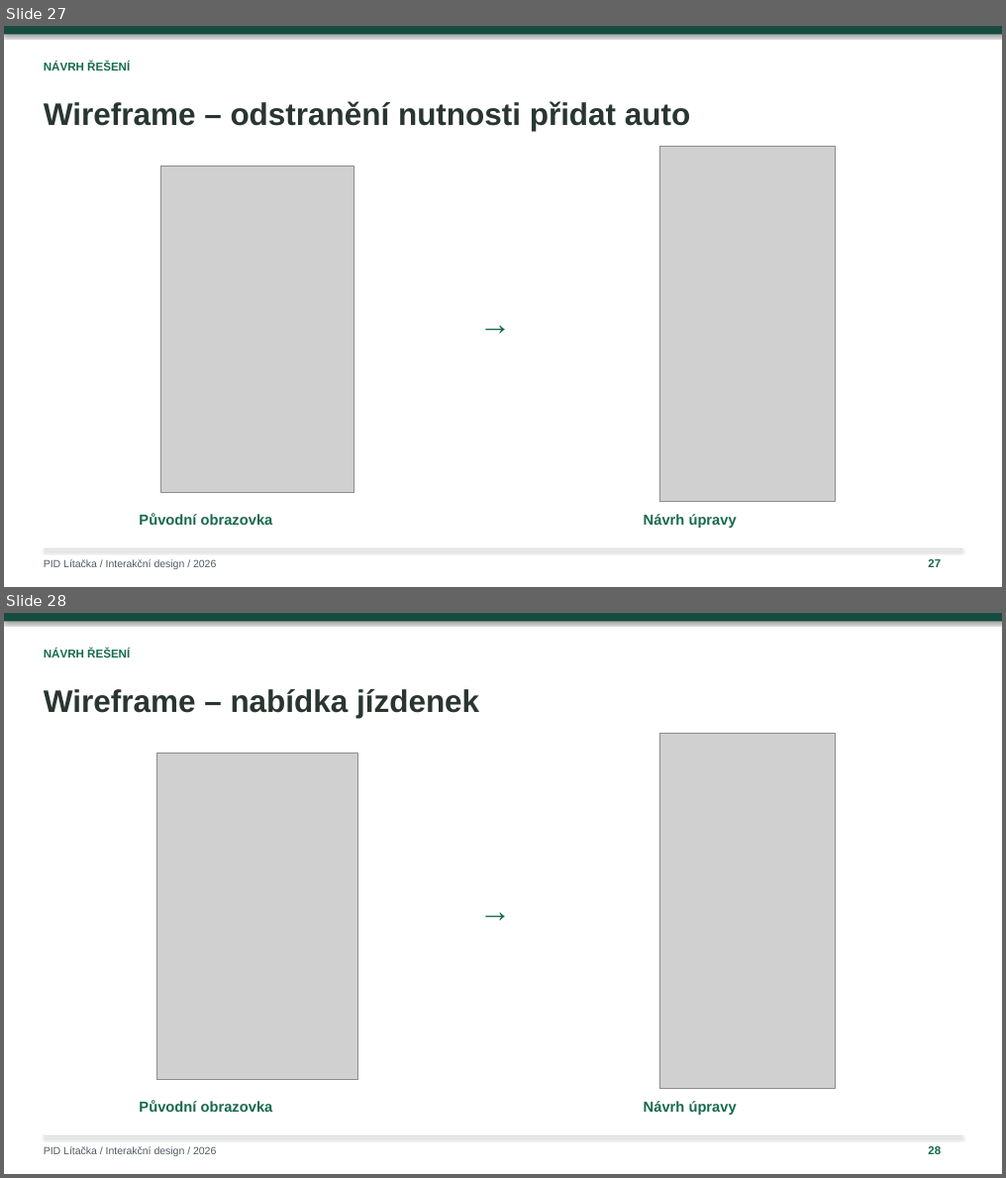
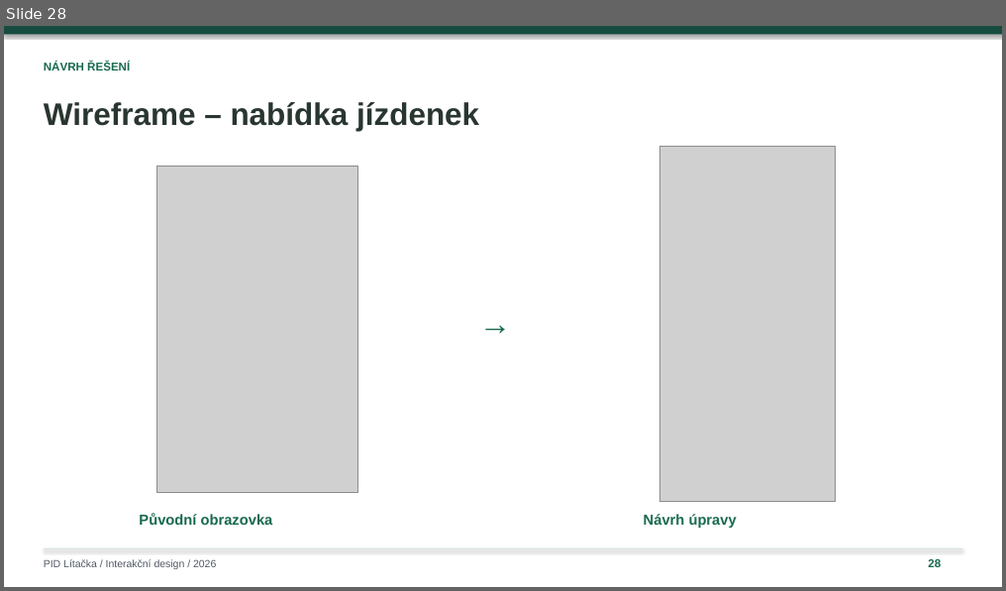
Before and after one commit to ShachPlay/ID_2026, a slide deck: PID-Litacka-Plichta-upravena.pptx. Shown one above the other, each under a label of ours: slides 27 and 28 before the commit, slide 28 after it. The pictures are 1006x1178 and 1006x591 pixels, drawn with LibreOffice and Linux fonts; fonts in the diff are those of the drawing; grey boxes stand for pictures. Boxes give left, top, right and bottom in pixels: in the first picture for what was removed or moved away, otherwise in the second. Text is boxed around its words. In the diff, an @@ line names an element or a change of style, - is before the commit and + after.

```diff
--- a/PID-Litacka-Plichta-upravena.pptx
+++ b/PID-Litacka-Plichta-upravena.pptx
@@ slide 27 removed at <box>4,26,1002,587</box>, background #FFFFFF @@
@@ rectangle removed at <box>4,26,1002,587</box> @@
@@ rectangle removed at <box>4,26,1002,34</box> @@
@@ text removed at <box>44,62,130,71</box> @@
-NÁVRH ŘEŠENÍ
@@ text removed at <box>44,101,690,131</box> @@
-Wireframe – odstranění nutnosti přidat auto
@@ picture removed at <box>161,167,354,493</box> @@
@@ picture removed at <box>659,147,835,502</box> @@
@@ text removed at <box>479,304,551,356</box> @@
-→
@@ text removed at <box>139,513,273,525</box> @@
-Původní obrazovka
@@ text removed at <box>644,514,737,528</box> @@
-Návrh úpravy
@@ rectangle removed at <box>44,550,963,550</box> @@
@@ text removed at <box>44,560,216,570</box> @@
-PID Lítačka / Interakční design / 2026
@@ text removed at <box>928,560,941,568</box> @@
-27
```
Also in this commit, not shown: 8 slides changed, 1 slide added.
